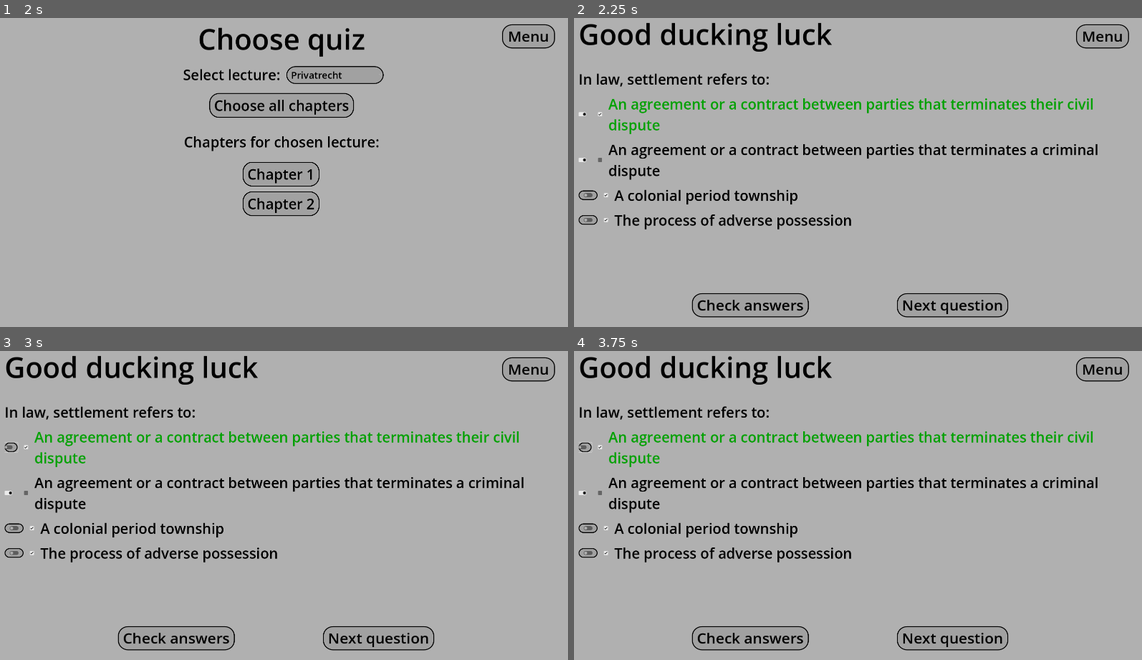
Above: before the commit, frames 1-4 (two rows, left to right).
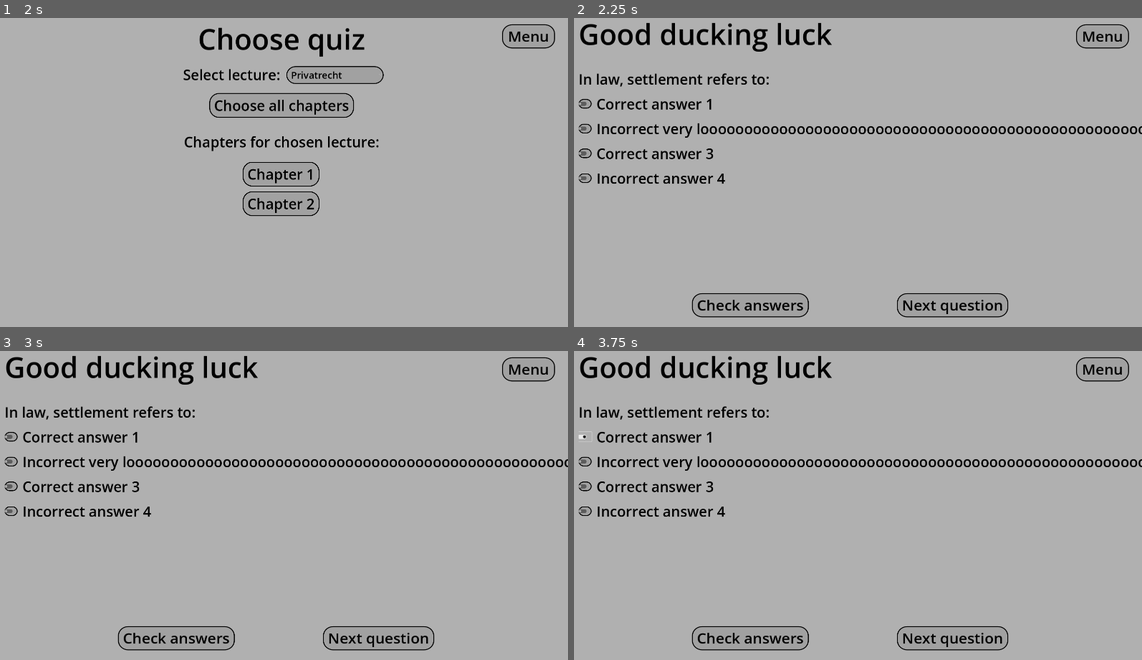
Above: after the commit, the same moments.

Repository: Stif1998/MultipleChoiceLearning
Game: Godot game, scene res://Menu/Menu.tscn
Two runs of this game, one before a commit and one after it. Both use one fixed random seed, a clock stepped at 60 frames per second and the inputs below.
Inputs (mouse positions are in pixels of both pictures, inside the frame that each line leads up to):
- Up to frame 1 (2 s): tap Enter at 0.5 s; click "Start multiple choice quiz" at 1.25 s
- Up to frame 2 (2.25 s): click "Choose all chapters" at 2 s
- Up to frame 3 (3 s): click (11, 446) at 2.77 s
- Up to frame 4 (3.75 s): click (585, 437) at 3.52 s

Frame 1 is identical in both runs. In frame 2, 6.1% of the frame differs, in the area x 0-100%, y 25-69%; in frame 3, 6.1%; in frame 4, 6.1%.

Commit message:
feat: Expand quiz screen

Diff:
--- a/Src/DataHandler/AppStateDataHandler.gd
+++ b/Src/DataHandler/AppStateDataHandler.gd
@@ -6,6 +6,9 @@
 var isEditMode: bool
 var selectedLectureIndex: int = NO_SELECTED_LECTURE_CODE
 var selectedQuizData = {}
+
+var remainingQuizzes = []
+var currentQuiz = {}
 
 func setEditState(isEditModeParam: bool) -> void:
 	isEditMode = isEditModeParam
@@ -23,3 +26,12 @@
 		"selectedLectureIndex": selectedLectureIndexParam,
 		"selectedChapterIndex": selectedChapterIndexParam
 	}
+
+func setRemainingQuizzes(quizzes) -> void:
+	remainingQuizzes = quizzes
+
+func setCurrentQuizByIndex(quizIndex: int) -> void:
+	currentQuiz = remainingQuizzes[quizIndex]
+
+func removeRemainingQuizByIndex(quizIndex: int) -> void:
+	remainingQuizzes.remove_at(quizIndex)
--- a/Src/Fonts/correct_answer_text.tres
+++ b/Src/Fonts/correct_answer_text.tres
@@ -2,4 +2,4 @@
 
 [resource]
 font_size = 48
-font_color = Color(0, 0.629484, 0, 1)
+font_color = Color(1, 0, 0, 1)
--- /dev/null
+++ b/Src/Fonts/wrong_answer_text.tres
@@ -0,0 +1,5 @@
+[gd_resource type="LabelSettings" format=3 uid="uid://cfqy3pngb7ydb"]
+
+[resource]
+font_size = 48
+font_color = Color(0, 0.629484, 0, 1)
--- /dev/null
+++ b/Src/PlayQuiz/AnswerContainer.gd
@@ -0,0 +1,37 @@
+class_name AnswerContainer
+extends HBoxContainer
+
+@export var answerIndex: int
+
+@onready var answerButton: CheckButton = $AnswerButton
+@onready var checkBox: CheckBox = $CheckBox
+@onready var answerLabel: Label = $AnswerLabel
+
+func displayNewAnswer() -> void:
+	var appStateDataHandler = get_node("/root/AppStateDataHandler")
+	var currentQuiz = appStateDataHandler.currentQuiz
+
+	var answer = currentQuiz["Answers"][answerIndex]
+
+	answerButton.set_pressed_no_signal(false)
+	answerButton.disabled = false
+
+	checkBox.visible = false
+
+	answerLabel.text = answer["Text"]
+	answerLabel.label_settings = load("res://Fonts/normal_text.tres")
+
+func checkAnswer() -> void:
+	var appStateDataHandler = get_node("/root/AppStateDataHandler")
+	var currentQuiz = appStateDataHandler.currentQuiz
+	var answer = currentQuiz["Answers"][answerIndex]
+
+	answerButton.disabled = true
+
+	checkBox.set_pressed_no_signal(answer["Correct"])
+	checkBox.visible = true
+
+	if answerButton.button_pressed == checkBox.button_pressed:
+		answerLabel.label_settings = load("res://Fonts/correct_answer_text.tres")
+	else:
+		answerLabel.label_settings = load("res://Fonts/wrong_answer_text.tres")
--- /dev/null
+++ b/Src/PlayQuiz/AnswerContainer.tscn
@@ -0,0 +1,32 @@
+[gd_scene load_steps=4 format=3 uid="uid://bg4n6jwlesj1o"]
+
+[ext_resource type="Script" path="res://PlayQuiz/AnswerContainer.gd" id="1_3xwto"]
+[ext_resource type="StyleBox" uid="uid://lr75ncsg3vbm" path="res://Fonts/button_style.tres" id="1_xl50d"]
+[ext_resource type="LabelSettings" uid="uid://j4am0nttevp" path="res://Fonts/normal_text.tres" id="3_p24iu"]
+
+[node name="AnswerContainer" type="HBoxContainer" groups=["AnswerContainer"]]
+size_flags_horizontal = 0
+size_flags_vertical = 0
+theme_override_constants/separation = 16
+script = ExtResource("1_3xwto")
+
+[node name="AnswerButton" type="CheckButton" parent="."]
+layout_mode = 2
+size_flags_horizontal = 0
+size_flags_vertical = 4
+theme_override_colors/font_color = Color(0, 0, 0, 1)
+theme_override_styles/normal = ExtResource("1_xl50d")
+theme_override_styles/hover = ExtResource("1_xl50d")
+button_pressed = true
+text_overrun_behavior = 2
+
+[node name="CheckBox" type="CheckBox" parent="."]
+layout_mode = 2
+disabled = true
+button_pressed = true
+
+[node name="AnswerLabel" type="Label" parent="."]
+layout_mode = 2
+text = "An agreement or a contract between parties that terminates their civil
+dispute"
+label_settings = ExtResource("3_p24iu")
--- /dev/null
+++ b/Src/PlayQuiz/QuizContainer.gd
@@ -0,0 +1,12 @@
+extends VBoxContainer
+
+func displayNextQuiz() -> void:
+	for child in get_children():
+		if child.is_in_group("AnswerContainer"):
+			child.displayNewAnswer()
+
+
+func onCheckButtonPressed() -> void:
+	for child in get_children():
+		if child.is_in_group("AnswerContainer"):
+			child.checkAnswer()
--- a/Src/PlayQuiz/QuizScreen.gd
+++ b/Src/PlayQuiz/QuizScreen.gd
@@ -1,9 +1,42 @@
 extends Control
 
+@onready var quizContainer: VBoxContainer = %QuizContainer
+
+var rng = RandomNumberGenerator.new()
+
 func _ready() -> void:
-	pass # Replace with function body.
-
-
+	setupChosenQuizzes()
+	startNextQuiz()
 
 func OnMenuButtonPressed() -> void:
 	get_tree().change_scene_to_file("res://Menu/Menu.tscn")
+
+func setupChosenQuizzes() -> void:
+	var appStateDataHandler = get_node("/root/AppStateDataHandler")
+	var saveFileDataHandler = get_node("/root/SaveFileDataHandler")
+
+	var selectedQuizData = appStateDataHandler.selectedQuizData
+	var selectedLectureChapters = saveFileDataHandler.getChaptersByLectureIndex(
+		selectedQuizData["selectedLectureIndex"]
+	)
+
+	var quizzes = []
+	if selectedQuizData["allChaptersSelected"]:
+		for chapter in selectedLectureChapters:
+			quizzes.append_array(chapter["MCQuestions"])
+	else:
+		var selectedChapter = selectedLectureChapters[selectedQuizData["selectedChapterIndex"]]
+		quizzes.append_array(selectedChapter["MCQuestions"])
+
+	appStateDataHandler.setRemainingQuizzes(quizzes)
+
+func startNextQuiz() -> void:
+	var appStateDataHandler = get_node("/root/AppStateDataHandler")
+	var remainingQuizzes = appStateDataHandler.remainingQuizzes
+
+	var nextQuizIndex = rng.randi_range(0, remainingQuizzes.size() - 1)
+
+	appStateDataHandler.setCurrentQuizByIndex(nextQuizIndex)
+	appStateDataHandler.removeRemainingQuizByIndex(nextQuizIndex)
+
+	quizContainer.displayNextQuiz()
--- a/Src/PlayQuiz/QuizScreen.tscn
+++ b/Src/PlayQuiz/QuizScreen.tscn
@@ -1,11 +1,12 @@
-[gd_scene load_steps=8 format=3 uid="uid://g5eqn7itu60x"]
+[gd_scene load_steps=9 format=3 uid="uid://g5eqn7itu60x"]
 
 [ext_resource type="Script" path="res://PlayQuiz/QuizScreen.gd" id="1_dggsf"]
 [ext_resource type="LabelSettings" uid="uid://d6gohf1yj5gp" path="res://Fonts/title.tres" id="1_ucxpf"]
 [ext_resource type="LabelSettings" uid="uid://j4am0nttevp" path="res://Fonts/normal_text.tres" id="2_4kfko"]
+[ext_resource type="Script" path="res://PlayQuiz/QuizContainer.gd" id="3_13wd8"]
 [ext_resource type="StyleBox" uid="uid://lr75ncsg3vbm" path="res://Fonts/button_style.tres" id="3_ls1pd"]
 [ext_resource type="Theme" uid="uid://bvd8u171meh78" path="res://Fonts/menu_button.tres" id="4_bbf0n"]
-[ext_resource type="LabelSettings" uid="uid://dxt013ylsmuw4" path="res://Fonts/correct_answer_text.tres" id="4_tl3df"]
+[ext_resource type="PackedScene" uid="uid://bg4n6jwlesj1o" path="res://PlayQuiz/AnswerContainer.tscn" id="5_vtxih"]
 
 [sub_resource type="StyleBoxFlat" id="StyleBoxFlat_4k6ch"]
 content_margin_left = 16.0
@@ -55,24 +56,41 @@
 offset_bottom = 900.0
 horizontal_scroll_mode = 0
 
-[node name="VBoxContainer" type="VBoxContainer" parent="ScrollContainer"]
+[node name="QuizContainer" type="VBoxContainer" parent="ScrollContainer"]
+unique_name_in_owner = true
 layout_mode = 2
 size_flags_horizontal = 2
 theme_override_constants/separation = 16
-
-[node name="QuestionLabel" type="Label" parent="ScrollContainer/VBoxContainer"]
+script = ExtResource("3_13wd8")
+
+[node name="QuestionLabel" type="Label" parent="ScrollContainer/QuizContainer"]
 layout_mode = 2
 size_flags_vertical = 2
 text = "In law, settlement refers to:"
 label_settings = ExtResource("2_4kfko")
 
-[node name="Answer1Container" type="HBoxContainer" parent="ScrollContainer/VBoxContainer"]
-layout_mode = 2
-size_flags_horizontal = 0
-size_flags_vertical = 0
-theme_override_constants/separation = 16
-
-[node name="AnswerButton1" type="CheckButton" parent="ScrollContainer/VBoxContainer/Answer1Container"]
+[node name="AnswerContainer" parent="ScrollContainer/QuizContainer" instance=ExtResource("5_vtxih")]
+layout_mode = 2
+
+[node name="AnswerContainer2" parent="ScrollContainer/QuizContainer" instance=ExtResource("5_vtxih")]
+layout_mode = 2
+answerIndex = 1
+
+[node name="AnswerContainer3" parent="ScrollContainer/QuizContainer" instance=ExtResource("5_vtxih")]
+layout_mode = 2
+answerIndex = 2
+
+[node name="AnswerContainer4" parent="ScrollContainer/QuizContainer" instance=ExtResource("5_vtxih")]
+layout_mode = 2
+answerIndex = 3
+
+[node name="Answer2Container" type="HBoxContainer" parent="ScrollContainer/QuizContainer"]
+visible = false
+layout_mode = 2
+size_flags_vertical = 0
+theme_override_constants/separation = 16
+
+[node name="AnswerButton2" type="CheckButton" parent="ScrollContainer/QuizContainer/Answer2Container"]
 layout_mode = 2
 size_flags_horizontal = 0
 size_flags_vertical = 4
@@ -82,35 +100,10 @@
 button_pressed = true
 text_overrun_behavior = 2
 
-[node name="CheckBox1" type="CheckBox" parent="ScrollContainer/VBoxContainer/Answer1Container"]
-layout_mode = 2
-button_pressed = true
-
-[node name="AnswerLabel1" type="Label" parent="ScrollContainer/VBoxContainer/Answer1Container"]
-layout_mode = 2
-text = "An agreement or a contract between parties that terminates their civil
-dispute"
-label_settings = ExtResource("4_tl3df")
-
-[node name="Answer2Container" type="HBoxContainer" parent="ScrollContainer/VBoxContainer"]
-layout_mode = 2
-size_flags_vertical = 0
-theme_override_constants/separation = 16
-
-[node name="AnswerButton2" type="CheckButton" parent="ScrollContainer/VBoxContainer/Answer2Container"]
-layout_mode = 2
-size_flags_horizontal = 0
-size_flags_vertical = 4
-theme_override_colors/font_color = Color(0, 0, 0, 1)
-theme_override_styles/normal = ExtResource("3_ls1pd")
-theme_override_styles/hover = ExtResource("3_ls1pd")
-button_pressed = true
-text_overrun_behavior = 2
-
-[node name="CheckBox2" type="CheckBox" parent="ScrollContainer/VBoxContainer/Answer2Container"]
-layout_mode = 2
-
-[node name="AnswerLabel2" type="Label" parent="ScrollContainer/VBoxContainer/Answer2Container"]
+[node name="CheckBox2" type="CheckBox" parent="ScrollContainer/QuizContainer/Answer2Container"]
+layout_mode = 2
+
+[node name="AnswerLabel2" type="Label" parent="ScrollContainer/QuizContainer/Answer2Container"]
 custom_minimum_size = Vector2(32, 32)
 layout_mode = 2
 size_flags_horizontal = 0
@@ -119,12 +112,13 @@
 dispute"
 label_settings = ExtResource("2_4kfko")
 
-[node name="Answer3Container" type="HBoxContainer" parent="ScrollContainer/VBoxContainer"]
-layout_mode = 2
-size_flags_vertical = 0
-theme_override_constants/separation = 16
-
-[node name="AnswerButton3" type="CheckButton" parent="ScrollContainer/VBoxContainer/Answer3Container"]
+[node name="Answer3Container" type="HBoxContainer" parent="ScrollContainer/QuizContainer"]
+visible = false
+layout_mode = 2
+size_flags_vertical = 0
+theme_override_constants/separation = 16
+
+[node name="AnswerButton3" type="CheckButton" parent="ScrollContainer/QuizContainer/Answer3Container"]
 layout_mode = 2
 size_flags_horizontal = 0
 size_flags_vertical = 4
@@ -133,22 +127,23 @@
 theme_override_styles/hover = ExtResource("3_ls1pd")
 text_overrun_behavior = 2
 
-[node name="CheckBox3" type="CheckBox" parent="ScrollContainer/VBoxContainer/Answer3Container"]
+[node name="CheckBox3" type="CheckBox" parent="ScrollContainer/QuizContainer/Answer3Container"]
 layout_mode = 2
 button_pressed = true
 
-[node name="AnswerLabel3" type="Label" parent="ScrollContainer/VBoxContainer/Answer3Container"]
+[node name="AnswerLabel3" type="Label" parent="ScrollContainer/QuizContainer/Answer3Container"]
 custom_minimum_size = Vector2(32, 32)
 layout_mode = 2
 text = "A colonial period township"
 label_settings = ExtResource("2_4kfko")
 
-[node name="Answer4Container" type="HBoxContainer" parent="ScrollContainer/VBoxContainer"]
-layout_mode = 2
-size_flags_vertical = 0
-theme_override_constants/separation = 16
-
-[node name="AnswerButton4" type="CheckButton" parent="ScrollContainer/VBoxContainer/Answer4Container"]
+[node name="Answer4Container" type="HBoxContainer" parent="ScrollContainer/QuizContainer"]
+visible = false
+layout_mode = 2
+size_flags_vertical = 0
+theme_override_constants/separation = 16
+
+[node name="AnswerButton4" type="CheckButton" parent="ScrollContainer/QuizContainer/Answer4Container"]
 layout_mode = 2
 size_flags_horizontal = 0
 size_flags_vertical = 4
@@ -157,11 +152,11 @@
 theme_override_styles/hover = ExtResource("3_ls1pd")
 text_overrun_behavior = 2
 
-[node name="CheckBox4" type="CheckBox" parent="ScrollContainer/VBoxContainer/Answer4Container"]
+[node name="CheckBox4" type="CheckBox" parent="ScrollContainer/QuizContainer/Answer4Container"]
 layout_mode = 2
 button_pressed = true
 
-[node name="AnswerLabel4" type="Label" parent="ScrollContainer/VBoxContainer/Answer4Container"]
+[node name="AnswerLabel4" type="Label" parent="ScrollContainer/QuizContainer/Answer4Container"]
 custom_minimum_size = Vector2(32, 32)
 layout_mode = 2
 text = "The process of adverse possession"
@@ -185,6 +180,8 @@
 theme = ExtResource("4_bbf0n")
 theme_override_colors/font_color = Color(0, 0, 0, 1)
 theme_override_styles/normal = SubResource("StyleBoxFlat_4k6ch")
+theme_override_styles/hover = ExtResource("3_ls1pd")
+theme_override_styles/pressed = ExtResource("3_ls1pd")
 text = "Check answers
 "
 
@@ -206,6 +203,8 @@
 theme = ExtResource("4_bbf0n")
 theme_override_colors/font_color = Color(0, 0, 0, 1)
 theme_override_styles/normal = SubResource("StyleBoxFlat_4k6ch")
+theme_override_styles/hover = ExtResource("3_ls1pd")
+theme_override_styles/pressed = ExtResource("3_ls1pd")
 text = "Next question"
 
 [node name="MenuButton" type="Button" parent="."]
@@ -227,4 +226,6 @@
 theme_override_styles/pressed = ExtResource("3_ls1pd")
 text = "Menu"
 
+[connection signal="pressed" from="CheckButton" to="ScrollContainer/QuizContainer" method="onCheckButtonPressed"]
+[connection signal="pressed" from="NextQuestionButton" to="." method="startNextQuiz"]
 [connection signal="pressed" from="MenuButton" to="." method="OnMenuButtonPressed"]
